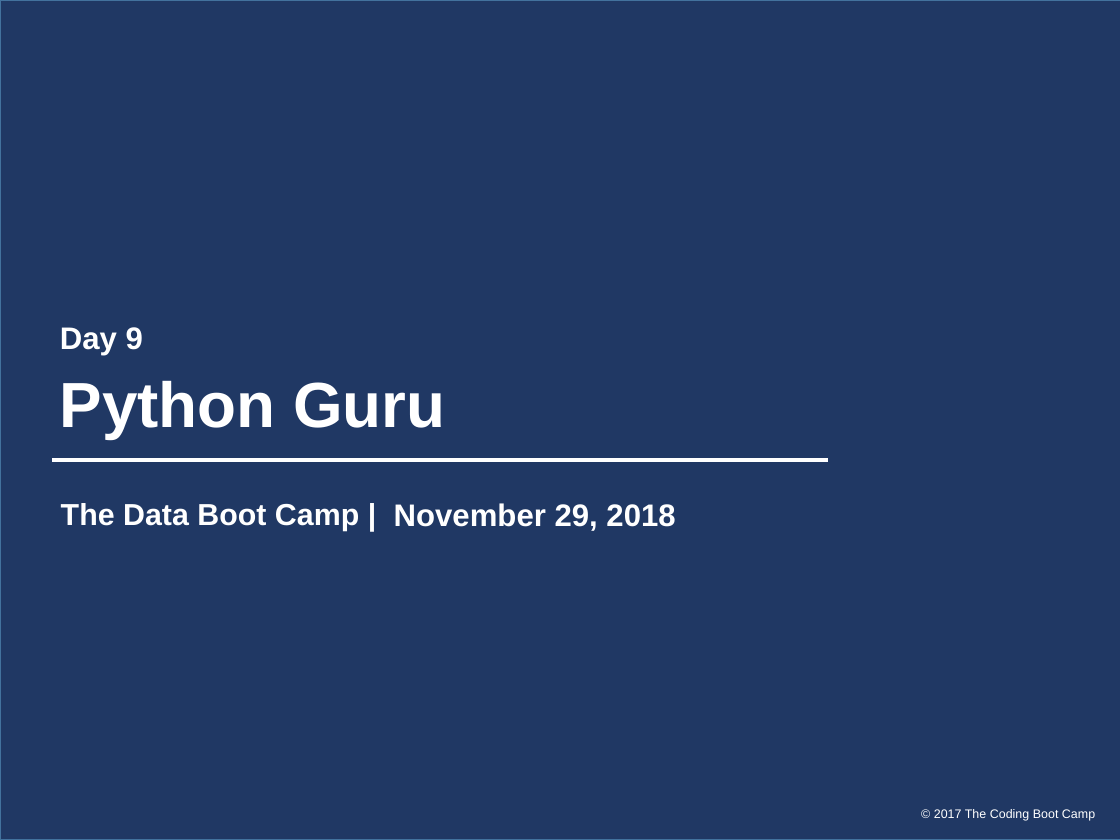
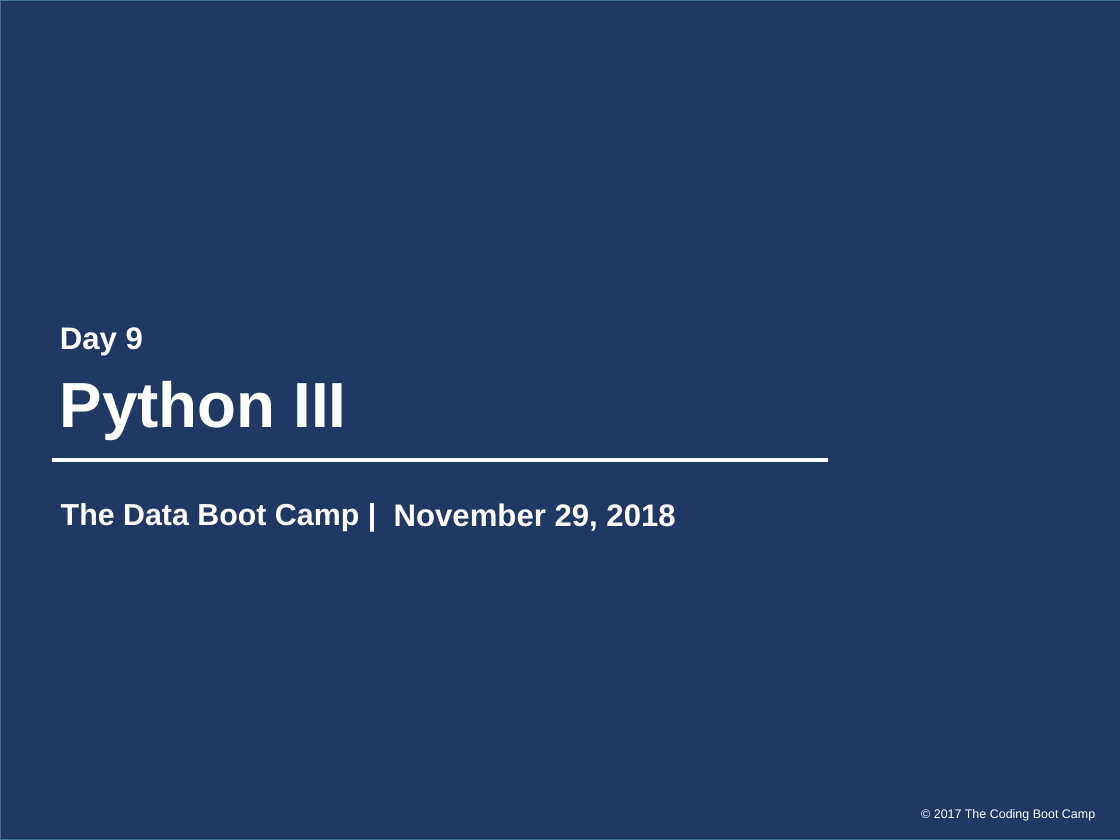
Before and after one commit to natmitch/umn, a slide deck: slide 1 of Power Points/Python3.pptx. Drawn at 1120x840 pixels with LibreOffice and Linux fonts; fonts in the diff are those of the drawing. Boxes give left, top, right and bottom in pixels: in the first picture for what was removed or moved away, otherwise in the second. Text is boxed around its words. In the diff, an @@ line names an element or a change of style, - is before the commit and + after.

Commit message:
class lecture marterial

```diff
--- a/Power Points/Python3.pptx
+++ b/Power Points/Python3.pptx
@@ title at box(60, 380, 346, 439): text changed @@
-Python Guru
+Python III
```
Also in this commit, not shown: 3 other files.
